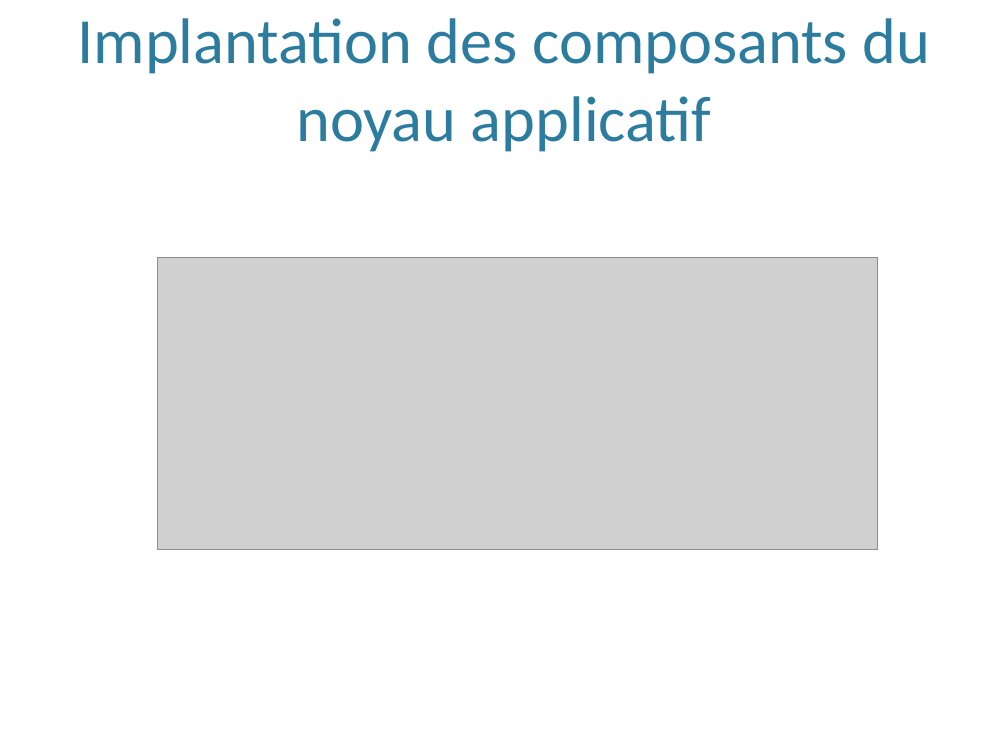
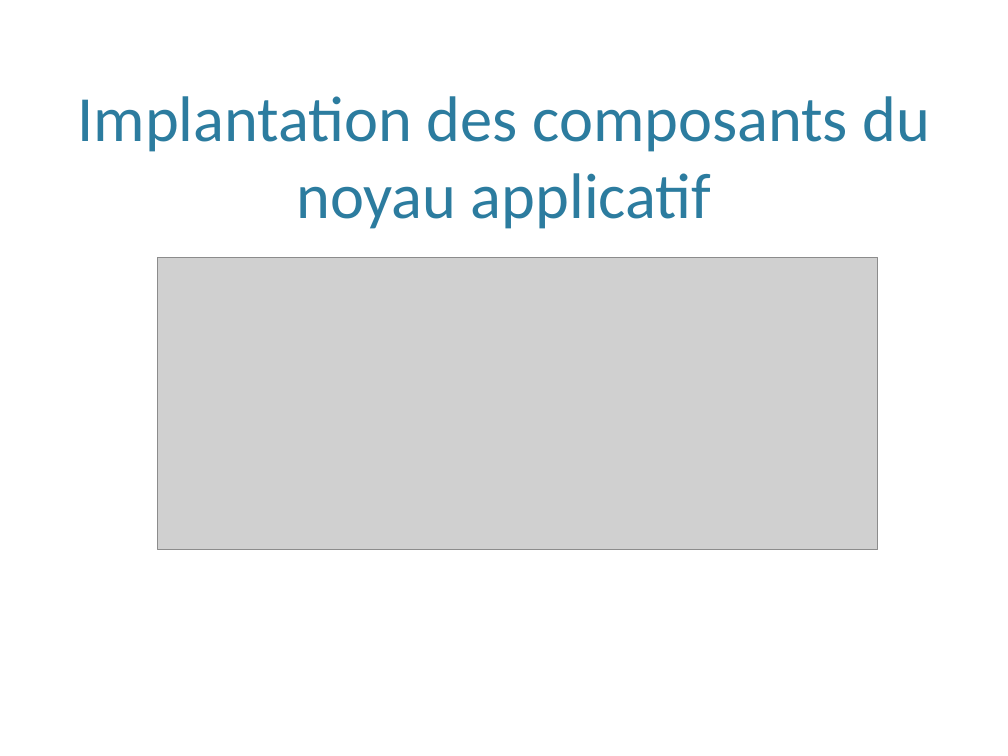
Before and after one commit to hexanome/soa, a slide deck: slide 18 of presentationSISOA.pptx. Drawn at 1008x756 pixels with LibreOffice and Linux fonts; fonts in the diff are those of the drawing; grey boxes stand for pictures; background and template pictures are left out. Boxes give left, top, right and bottom in pixels: in the first picture for what was removed or moved away, otherwise in the second. Text is boxed around its words. In the diff, an @@ line names an element or a change of style, - is before the commit and + after.

```diff
--- a/presentationSISOA.pptx
+++ b/presentationSISOA.pptx
@@ title "Implantation des composants du noyau ..." moved from (x1=78, y1=18, x2=931, y2=152) to (x1=78, y1=96, x2=931, y2=229) @@
```
Also in this commit, not shown: 7 other slides changed, 2 slides added.
